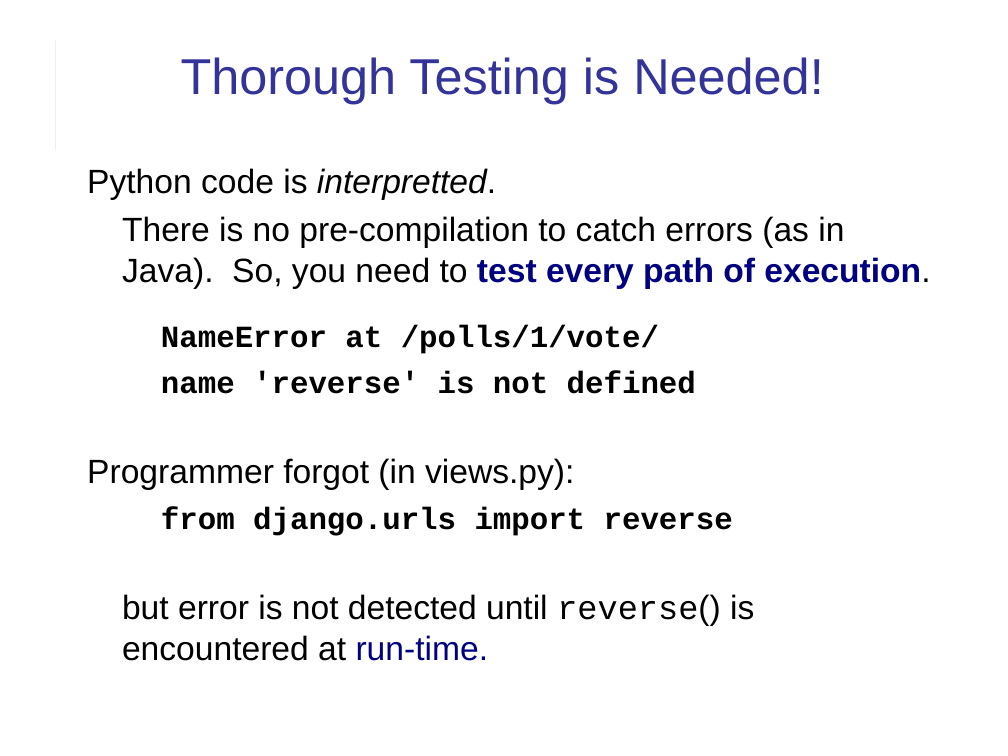
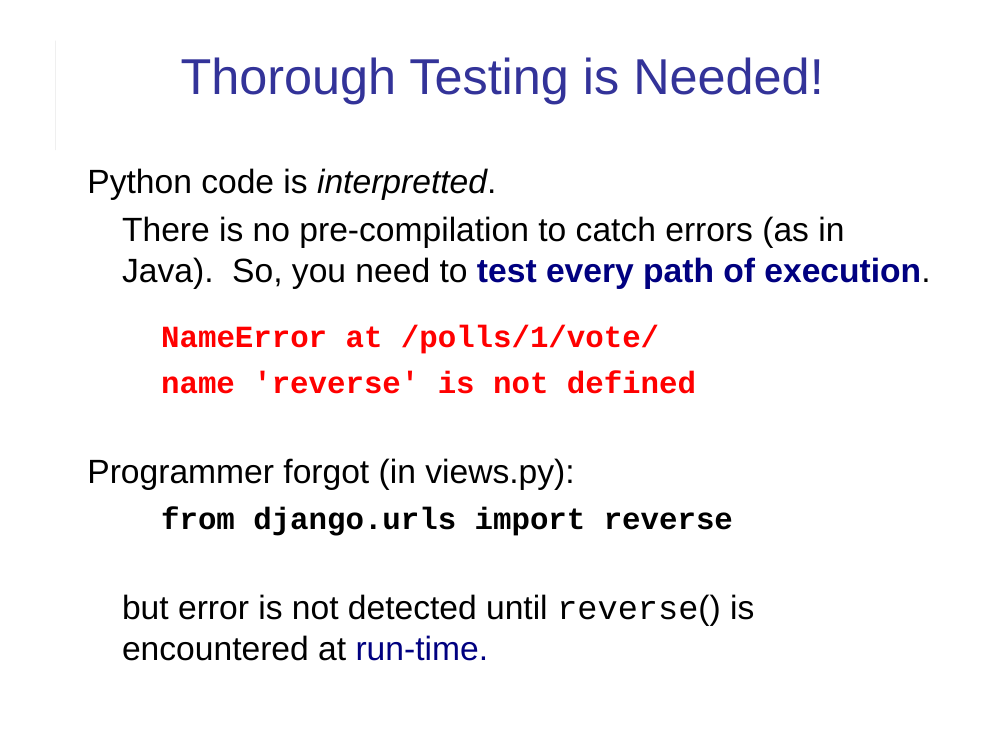
Before and after one commit to cpske/ISP, a slide deck: slide 20 of django/Django-review-1.ppt (slide 19 before the commit). Drawn at 1008x756 pixels with LibreOffice and Linux fonts; fonts in the diff are those of the drawing. Boxes give left, top, right and bottom in pixels: in the first picture for what was removed or moved away, otherwise in the second. Text is boxed around its words. In the diff, an @@ line names an element or a change of style, - is before the commit and + after.

```diff
--- a/django/Django-review-1.ppt
+++ b/django/Django-review-1.ppt
@@ text at bbox=[87, 168, 733, 536]: text colour #000000 to #FF0000 in "NameError at /polls/1/vote/", "name 'reverse' is not defined"; indent changed @@
```
Also in this commit, not shown: 18 other slides changed, 1 slide added, 1 other file.
